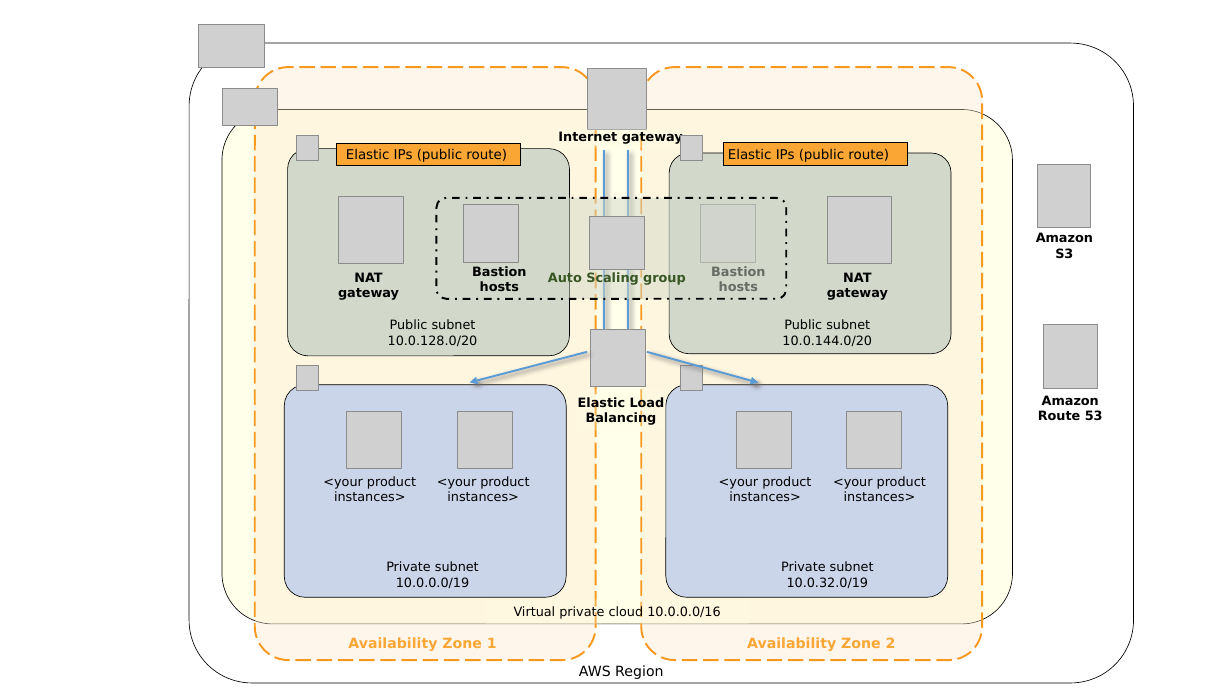
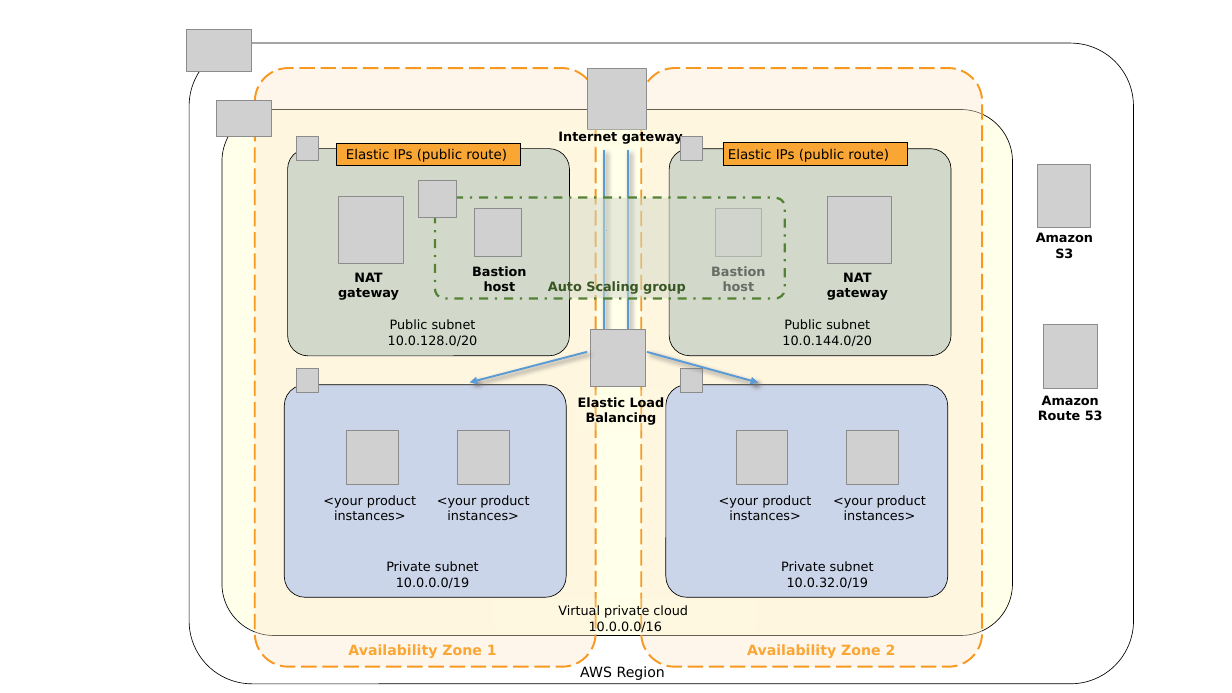
Before and after one commit to aws-quickstart/quickstart-examples, a slide deck: slide 1 of doc/Quick Start architecture diagram.pptx. Drawn at 1232x693 pixels with LibreOffice and Linux fonts; fonts in the diff are those of the drawing; grey boxes stand for pictures. Boxes give left, top, right and bottom in pixels: in the first picture for what was removed or moved away, otherwise in the second. Text is boxed around its words. In the diff, an @@ line names an element or a change of style, - is before the commit and + after.

```diff
--- a/doc/Quick Start architecture diagram.pptx
+++ b/doc/Quick Start architecture diagram.pptx
@@ picture: place and size @@
-picture at (199, 25, 264, 67)
+picture at (187, 30, 252, 72)
@@ rounded rectangle: place and size @@
-rounded rectangle at (255, 67, 596, 661)
+rounded rectangle at (255, 68, 596, 667)
@@ rounded rectangle: place and size @@
-rounded rectangle at (641, 67, 982, 661)
+rounded rectangle at (641, 68, 982, 667)
@@ picture: place and size @@
-picture at (222, 89, 277, 125)
+picture at (216, 100, 272, 136)
@@ rounded rectangle: place and size @@
-rounded rectangle at (222, 110, 1013, 625)
+rounded rectangle at (222, 110, 1013, 636)
@@ rounded rectangle: place and size @@
-rounded rectangle at (669, 153, 951, 354)
+rounded rectangle at (669, 149, 951, 356)
@@ picture: place and size @@
-picture at (590, 216, 645, 270)
+picture at (419, 180, 457, 217)
@@ rounded rectangle at (435, 198, 786, 299): outline #000000 1.5 pt dashed to #548235 1.75 pt dashed @@
@@ picture: place and size @@
-picture at (464, 204, 519, 262)
+picture at (475, 209, 522, 258)
@@ picture: place and size @@
-picture at (701, 204, 756, 262)
+picture at (715, 209, 762, 258)
@@ text at (472, 266, 526, 291): text changed @@
-Bastion hosts
+Bastion host
@@ text at (711, 266, 765, 291): text changed @@
-Bastion hosts
+Bastion host
@@ text "Auto Scaling group": place and size @@
-text "Auto Scaling group" at (548, 272, 686, 286)
+text "Auto Scaling group" at (548, 280, 686, 294)
@@ picture: place and size @@
-picture at (347, 411, 402, 469)
+picture at (347, 431, 398, 484)
@@ picture: place and size @@
-picture at (457, 411, 513, 469)
+picture at (457, 431, 509, 484)
@@ picture: place and size @@
-picture at (737, 411, 792, 469)
+picture at (737, 431, 788, 484)
@@ picture: place and size @@
-picture at (847, 411, 902, 469)
+picture at (847, 431, 898, 484)
@@ 4 texts: place and size @@
-4 texts at (323, 476, 926, 501)
+4 texts at (323, 495, 926, 520)
@@ rectangle "Virtual private cloud 10.0.0.0/16": place and size @@
-rectangle "Virtual private cloud 10.0.0.0/16" at (486, 600, 750, 625)
+rectangle "Virtual private cloud 10.0.0.0/16" at (494, 599, 757, 632)
@@ text "Availability Zone 1": place and size @@
-text "Availability Zone 1" at (348, 637, 497, 651)
+text "Availability Zone 1" at (348, 644, 497, 658)
@@ text "Availability Zone 2": place and size @@
-text "Availability Zone 2" at (747, 637, 896, 651)
+text "Availability Zone 2" at (747, 644, 896, 658)
```
Also in this commit, not shown: 2 other files.
